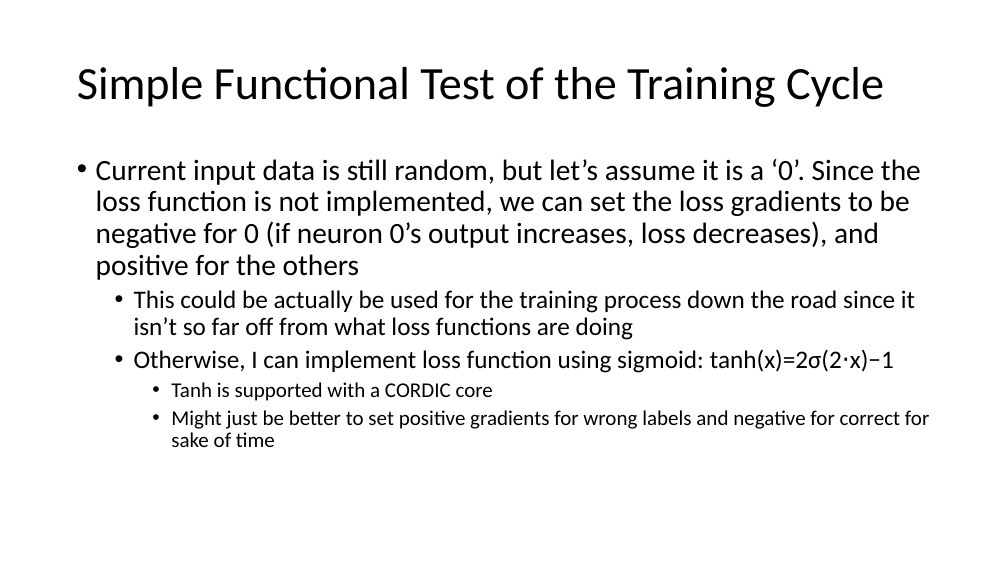
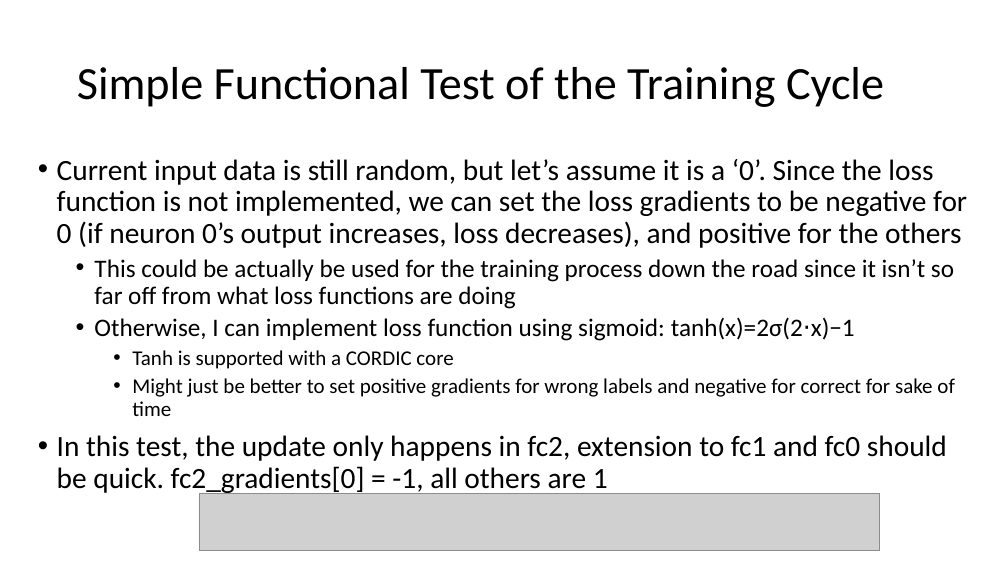
Before and after one commit to erikgroving/NeuralNetworkHardwareAccelerator, a slide deck: slide 6 of WeeklyPresentations/update11_06_03.pptx (slide 5 before the commit). Drawn at 1008x567 pixels with LibreOffice and Linux fonts; fonts in the diff are those of the drawing; grey boxes stand for pictures. Boxes give left, top, right and bottom in pixels: in the first picture for what was removed or moved away, otherwise in the second. Text is boxed around its words. In the diff, an @@ line names an element or a change of style, - is before the commit and + after.

```diff
--- a/WeeklyPresentations/update11_06_03.pptx
+++ b/WeeklyPresentations/update11_06_03.pptx
@@ text "Current input data is still ...": place and size @@
-text "Current input data is still ..." at [96, 159, 929, 447]
+text "Current input data is still ..." at [57, 159, 967, 495]
@@ text at [57, 435, 947, 495]: paragraph added @@
+• In this test, the update only happens in fc2, extension to fc1 and fc0 should be quick. fc2_gradients[0] = -1, all others are 1
@@ picture added at [200, 493, 880, 551] @@
```
Also in this commit, not shown: 3 other slides changed, 7 slides added, 1 slide removed, 3 other files.
